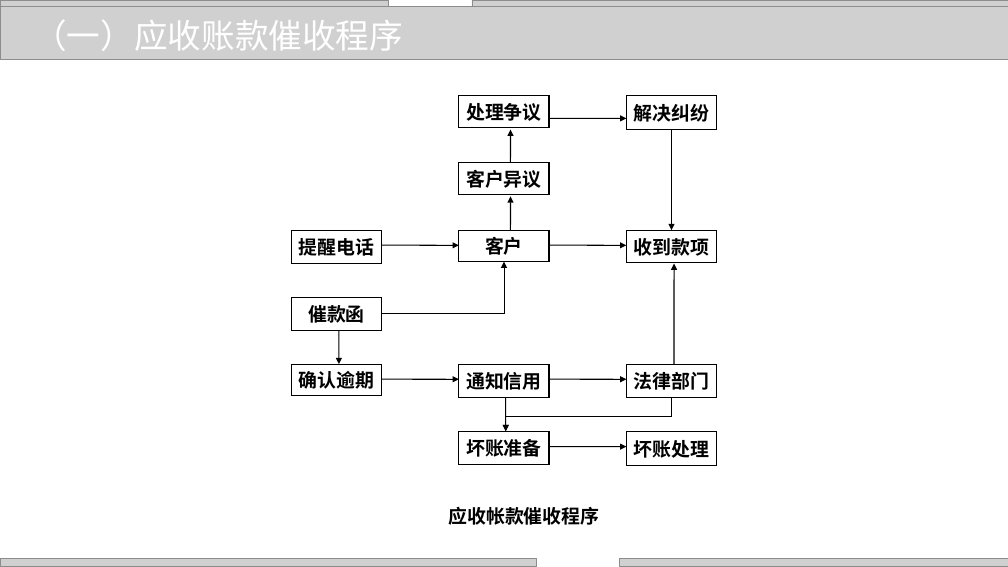
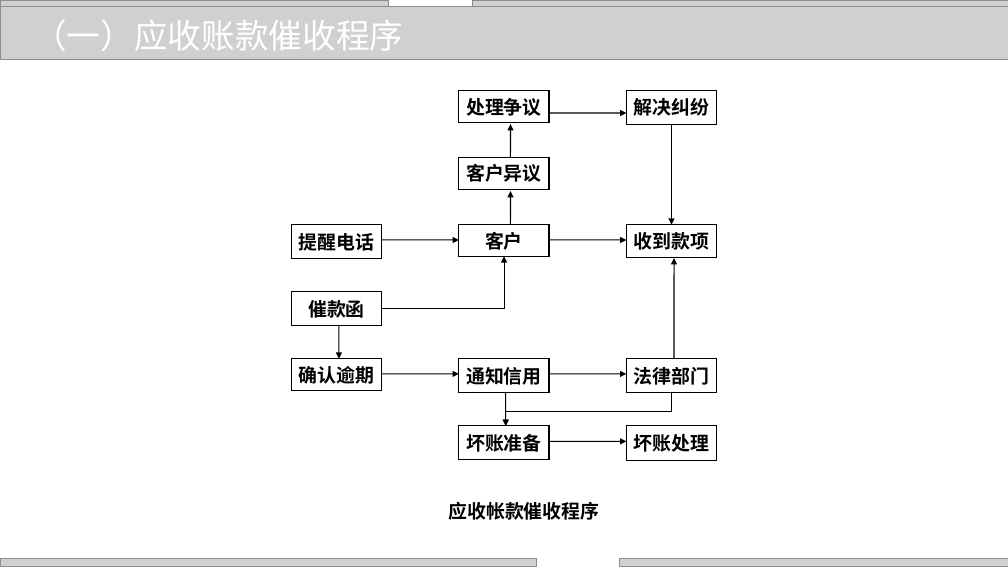
Before and after one commit to zhangjianzhang/internet_credit, a slide deck: slide 23 of files/slides/lecture_11.pptx. Drawn at 1008x567 pixels with LibreOffice and Linux fonts; fonts in the diff are those of the drawing; grey boxes stand for pictures; background and template pictures are left out. Boxes give left, top, right and bottom in pixels: in the first picture for what was removed or moved away, otherwise in the second. Text is boxed around its words. In the diff, an @@ line names an element or a change of style, - is before the commit and + after.

```diff
--- a/files/slides/lecture_11.pptx
+++ b/files/slides/lecture_11.pptx
@@ 12 rectangles, 12 arrows, 2 elbow arrows, 1 text: place and size @@
-12 rectangles, 12 arrows, 2 elbow arrows, 1 text at box(291, 96, 717, 525)
+12 rectangles, 12 arrows, 2 elbow arrows, 1 text at box(291, 91, 717, 520)
```
Also in this commit, not shown: 23 other slides changed, 5 other files.
